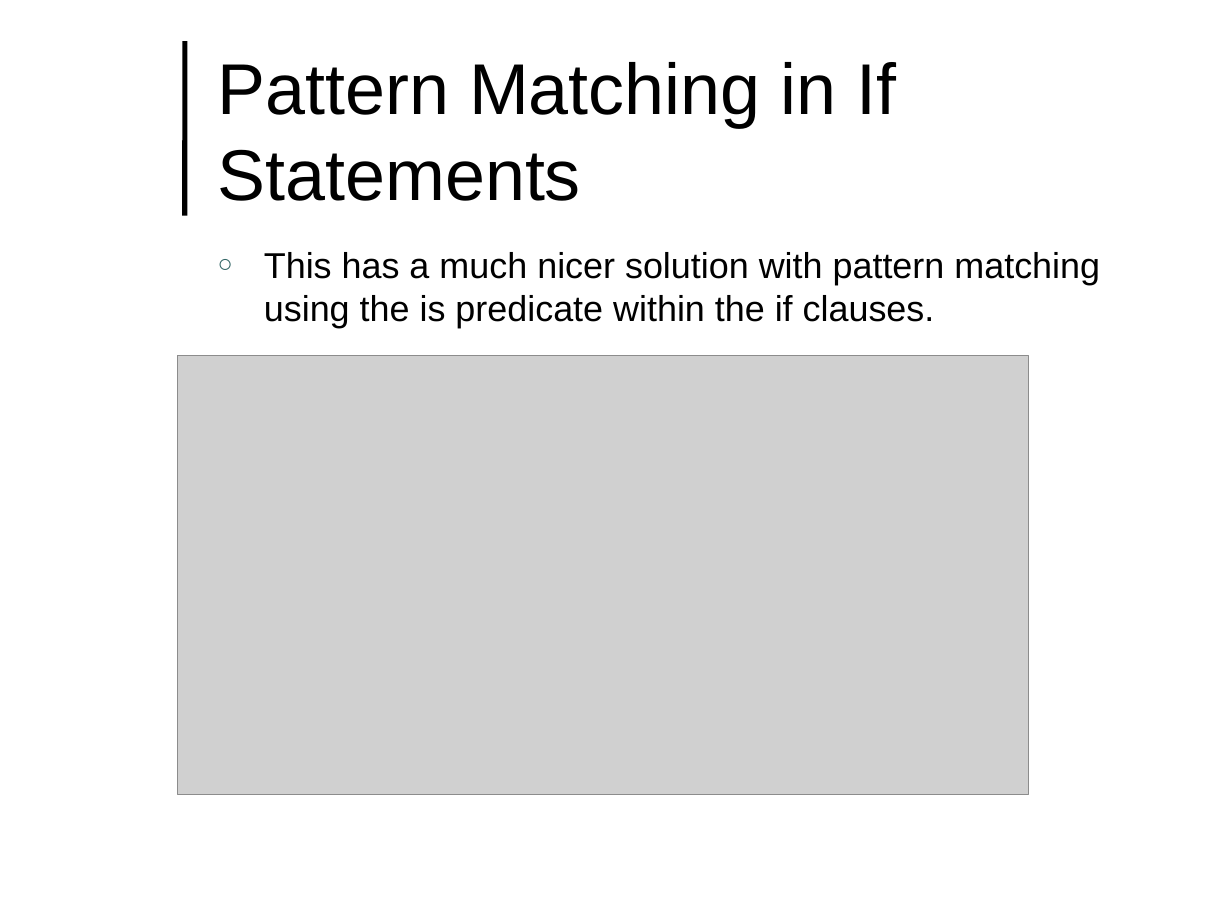
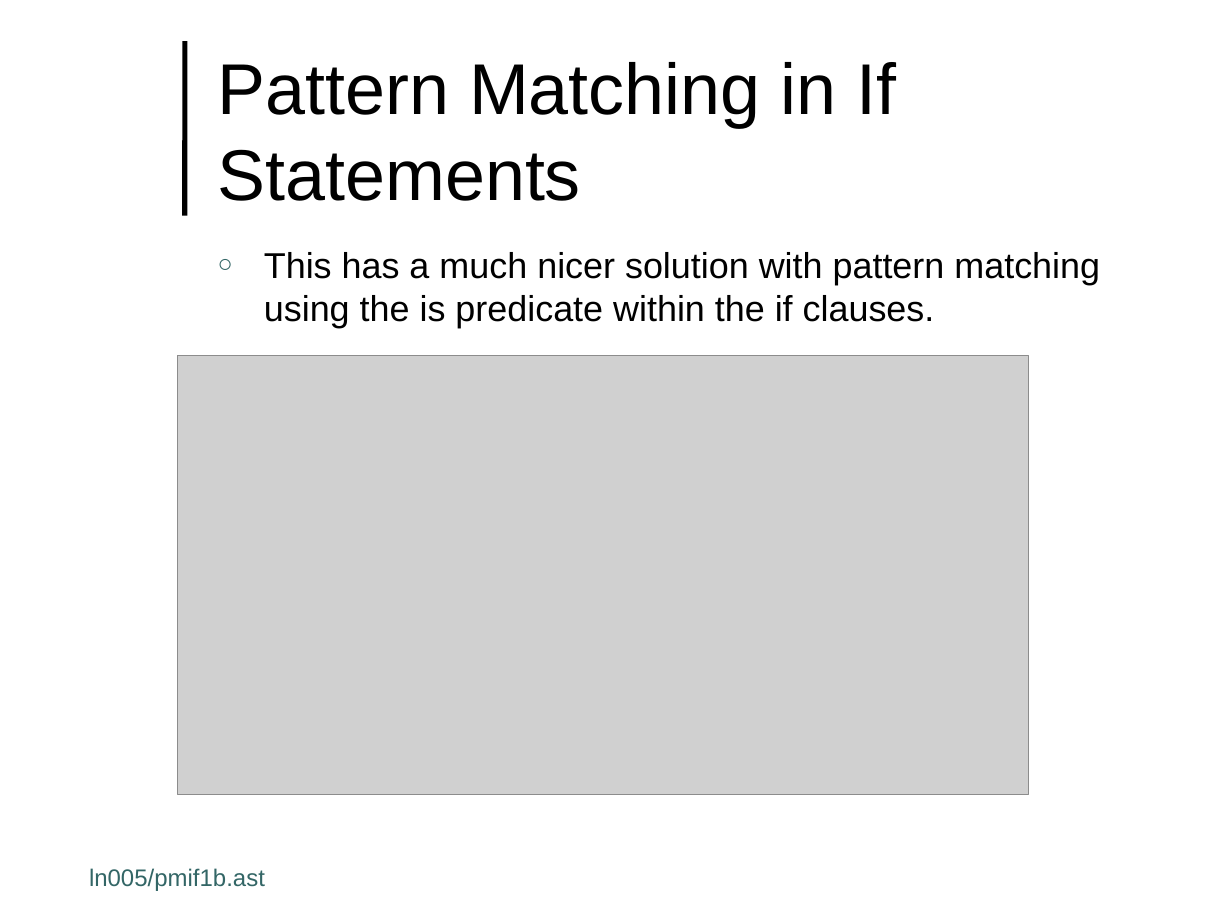
Before and after one commit to lutzhamel/CSC493, a slide deck: slide 5 of notes/csc493-ln005.pptx. Drawn at 1232x924 pixels with LibreOffice and Linux fonts; fonts in the diff are those of the drawing; grey boxes stand for pictures; background and template pictures are left out. Boxes give left, top, right and bottom in pixels: in the first picture for what was removed or moved away, otherwise in the second. Text is boxed around its words. In the diff, an @@ line names an element or a change of style, - is before the commit and + after.

```diff
--- a/notes/csc493-ln005.pptx
+++ b/notes/csc493-ln005.pptx
@@ text added at (89, 868, 265, 891), 14 pt, text #336666 @@
+ln005/pmif1b.ast
```
Also in this commit, not shown: 1 other slide changed, 1 slide added, 4 other files.
